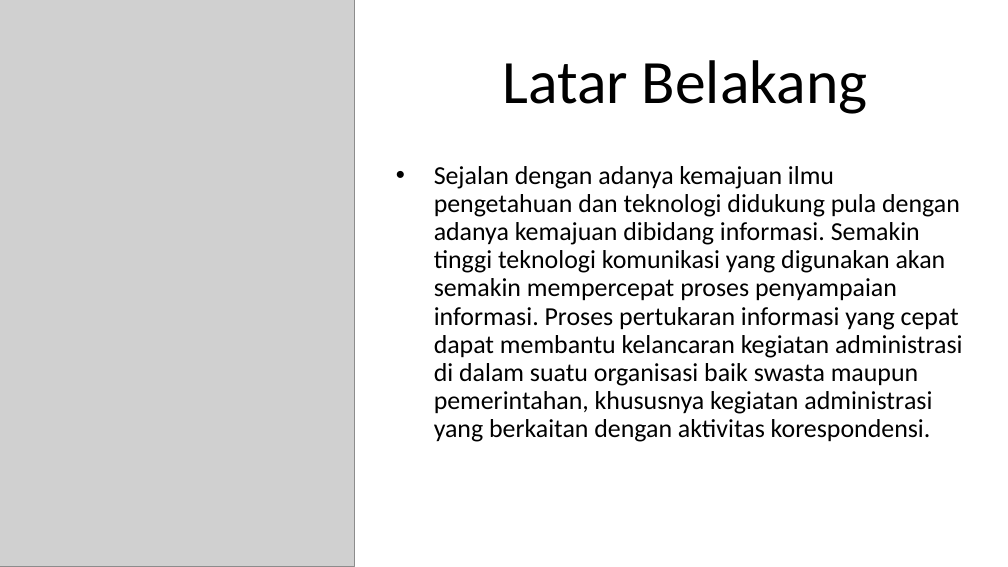
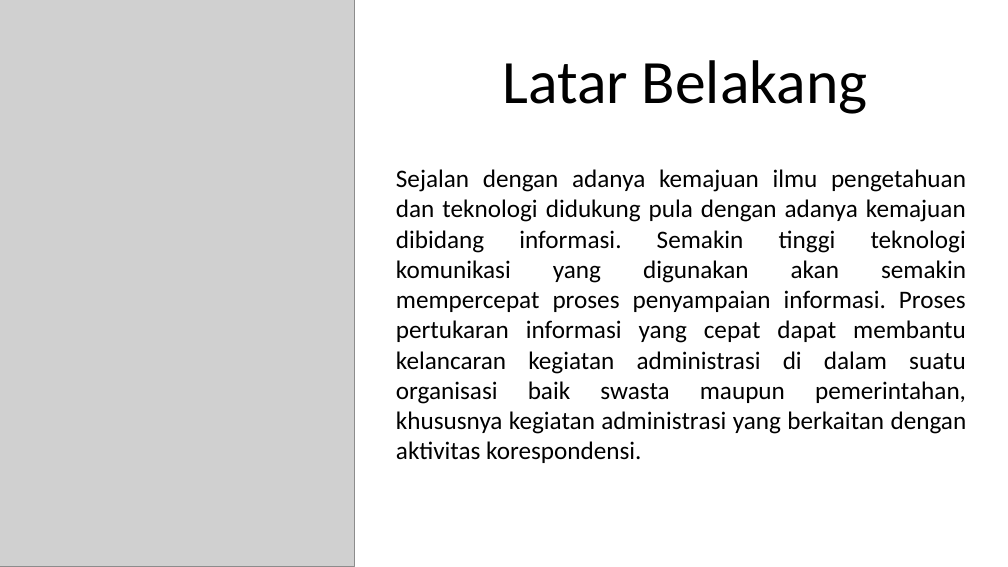
Before and after one commit to Rusadi-0/KULIAH, a slide deck: slide 2 of sip/sidang.pptx. Drawn at 1008x567 pixels with LibreOffice and Linux fonts; fonts in the diff are those of the drawing; grey boxes stand for pictures. Boxes give left, top, right and bottom in pixels: in the first picture for what was removed or moved away, otherwise in the second. Text is boxed around its words. In the diff, an @@ line names an element or a change of style, - is before the commit and + after.

```diff
--- a/sip/sidang.pptx
+++ b/sip/sidang.pptx
@@ text "Sejalan dengan adanya kemajuan ilmu ..." at bbox=[396, 169, 967, 463]: size 18.5 to 18 pt; alignment left to justified; bullet • to none; line spacing 0.9 to 1 @@
```
Also in this commit, not shown: 3 other slides changed, 24 slides added, 1 slide removed, 7 other files.
